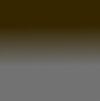
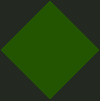
Two versions of the same layered image (100px x 101px). Layer-by-layer changes:
added group "frameless" with 1 layers above "map modes" over [0, 0, 100, 101]
added layer "toggle_planet_mask" in group "frameless" over [0, 0, 100, 101]
hid group "map modes" (3 layers) over [0, 0, 100, 101]
